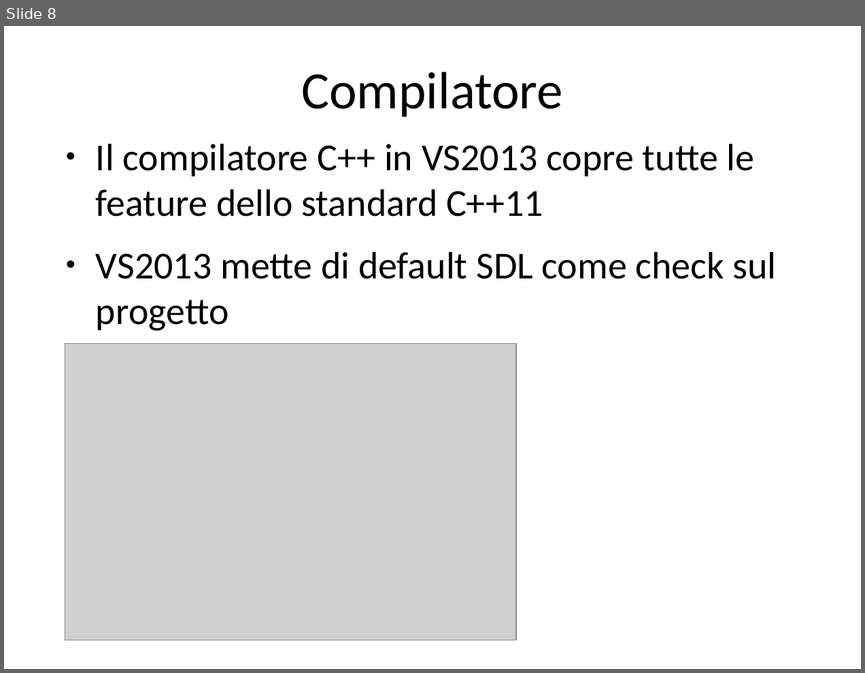
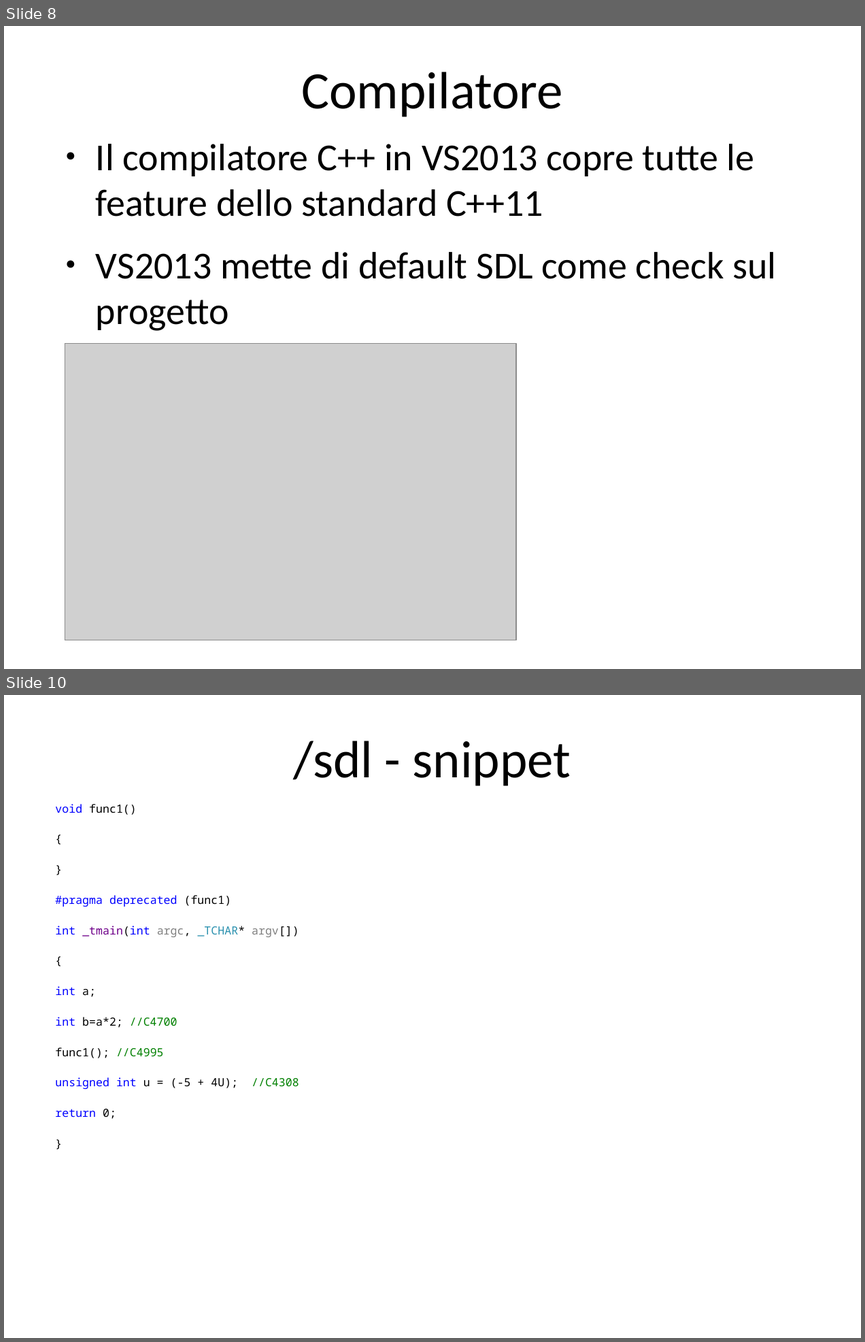
Before and after one commit to guidop/CDays14, a slide deck: CDays14.odp. Shown one above the other, each under a label of ours: slide 8 before the commit, slides 8 and 10 after it; the slides between them are not shown. The pictures are 865x673 and 865x1342 pixels, drawn with LibreOffice and Linux fonts; fonts in the diff are those of the drawing; grey boxes stand for pictures. Boxes give left, top, right and bottom in pixels: in the first picture for what was removed or moved away, otherwise in the second. Text is boxed around its words. In the diff, an @@ line names an element or a change of style, - is before the commit and + after.

```diff
--- a/CDays14.odp
+++ b/CDays14.odp
@@ slide 10 added at (4, 695, 861, 1338), background #FFFFFF @@
@@ title added at (294, 741, 571, 786), 44 pt, text #000000 @@
+/sdl - snippet
@@ text added at (55, 804, 299, 1119), 9.5 pt, text #000000 @@
+void func1()
+{
+}
+#pragma deprecated (func1)
+int _tmain(int argc, _TCHAR* argv[])
+{
+int a;
+int b=a*2; //C4700
+func1(); //C4995
+unsigned int u = (-5 + 4U); //C4308
+return 0;
+}
```
Also in this commit, not shown: 2 slides changed, 9 other files.
